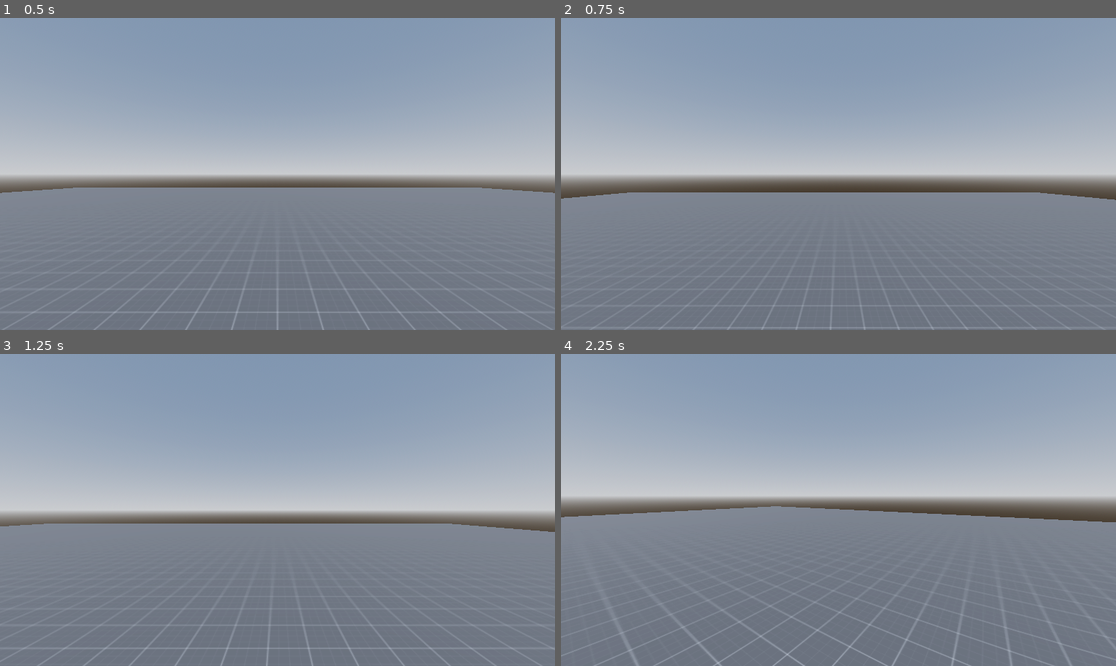
Above: before the commit, frames 1-4 (two rows, left to right).
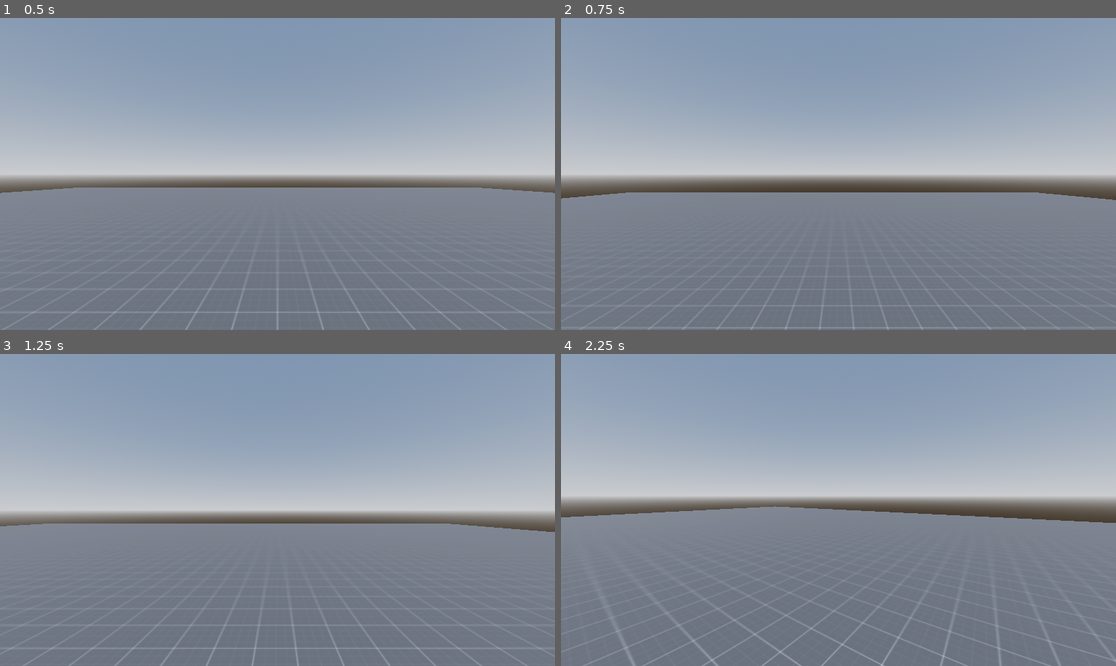
Above: after the commit, the same moments.

Repository: Kollyr552/gracelike
Game: Godot game, scene res://src/world.tscn
Two runs of this game, one before a commit and one after it. Both use one fixed random seed, a clock stepped at 60 frames per second and the inputs below.
Inputs (mouse positions are in pixels of both pictures, inside the frame that each line leads up to):
- Up to frame 1 (0.5 s): no input
- Up to frame 2 (0.75 s): tap Enter (ui_accept) at 0.5 s; move the mouse to (960, 158) at 0.52 s; hold D (move_right) from 0.53 s (still down); right-click (960, 158) at 0.6 s; click (960, 158) at 0.67 s
- Up to frame 3 (1.25 s): keep holding D (move_right); tap Enter (ui_accept) at 0.77 s
- Up to frame 4 (2.25 s): move the mouse to (810, 510) at 1.27 s; release D (move_right) at 1.28 s; hold W (move_forward) 1.28-2.03 s; tap Middle mouse button (change_mouse_capture) at 1.35 s; tap Enter (ui_accept) at 1.52 s; right-click (810, 510) at 1.55 s; move the mouse to (894, 441) at 2.02 s; hold D (move_right) from 2.03 s (still down); right-click (894, 441) at 2.1 s

Frame 1 is identical in both runs. In frame 2, less than 0.1% of the frame differs, in the area x 0-100%, y 55-100%; in frame 3, 0.3%; in frame 4, 1.0%, in the area x 0-100%, y 48-100%.

Commit message:
basic run fsm state

Diff:
--- a/src/player.gd
+++ b/src/player.gd
@@ -3,7 +3,7 @@
 
 enum Action{
 	WALK,
-	SPRINT,
+	RUN,
 	CROUCH,
 	SLIDE,
 }
@@ -11,8 +11,9 @@
 
 @export_category("Movement")
 @export var max_speed: float = 6.0
-@export var acceleration: float = 30.0
-@export var friction: float = 20.0
+@export var run_speed: float = 12.0
+@export var acceleration: float = 40.0
+@export var friction: float = 30.0
 @export var slide_friction: float = 10.0
 
 @export var jump_velocity: float = 3.5
@@ -53,7 +54,11 @@
 func _physics_process(delta: float) -> void:
 	var move_dir := set_move_direction()
 
-	walk(move_dir, delta)
+	match action:
+		Action.WALK:
+			walk(move_dir, delta)
+		Action.RUN:
+			run(move_dir, delta)
 
 	gravity(delta)
 	jump()
@@ -89,6 +94,27 @@
 	velocity.x = horizontal_velocity.x
 	velocity.z = horizontal_velocity.z
 
+	if Input.is_action_just_pressed("move_run"):
+		action = Action.RUN
+
+func run(direction: Vector3, d_t: float) -> void:
+	var horizontal_velocity := Vector3(velocity.x, 0.0, velocity.z)
+
+	## Check acceleration direction
+	var temp_accel: float
+	if direction.dot(horizontal_velocity) > 0:
+		temp_accel = acceleration ## Same direction
+	else:
+		temp_accel = friction     ## Different direction
+
+	horizontal_velocity = horizontal_velocity.move_toward(direction * run_speed, temp_accel * d_t)
+
+	velocity.x = horizontal_velocity.x
+	velocity.z = horizontal_velocity.z
+
+	if Input.is_action_just_released("move_run"):
+		action = Action.WALK
+
 func rotate_head(mouse_axis : Vector2) -> void:
 	## Horizontal mouse look
 	head.rotation.y -= mouse_axis.x * (mouse_sensitivity/1000)
